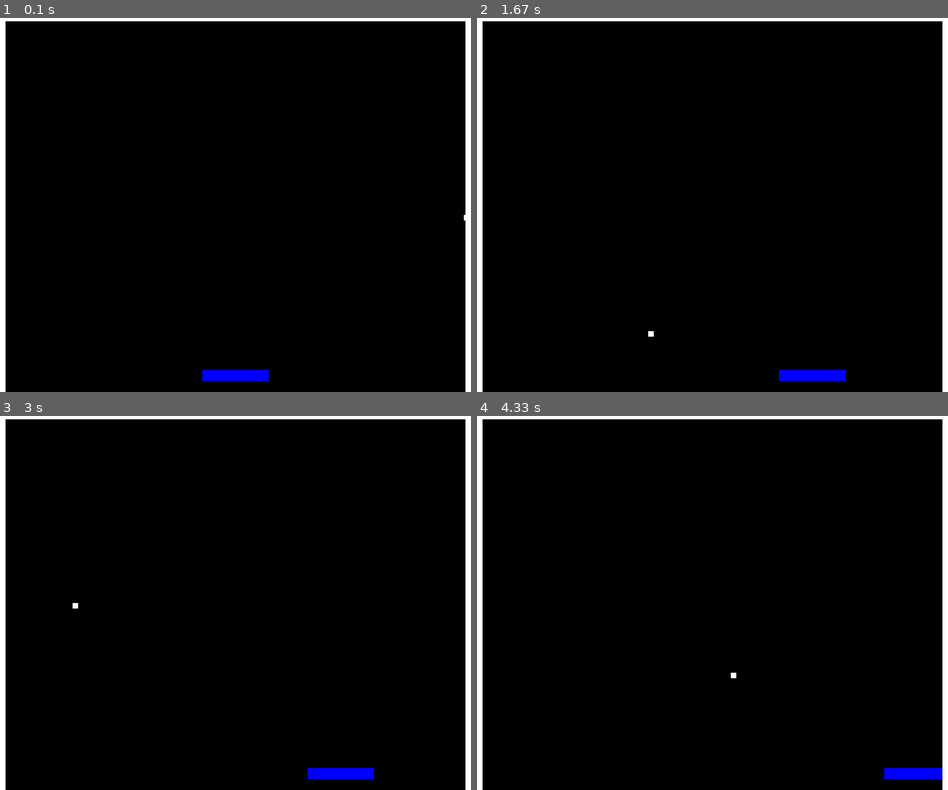
Above: before the commit, frames 1-4 (two rows, left to right).
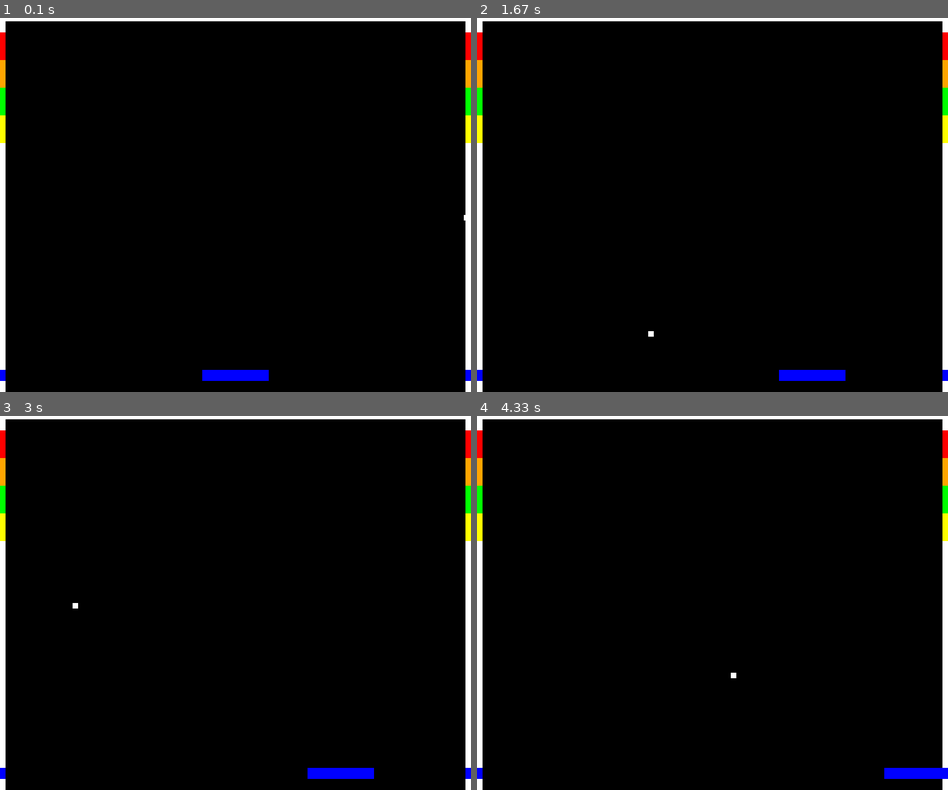
Above: after the commit, the same moments.

Repository: devthiagoramon/breakout_pygame
Game: pygame game, started from main.py
Two runs of this game, one before a commit and one after it. Both use one fixed random seed, a clock stepped at 60 frames per second and the inputs below.
Inputs:
- Up to frame 1 (0.1 s): no input
- Up to frame 2 (1.67 s): hold Right 0.33-0.8 s; hold Right 0.83-1.3 s; hold Left from 1.33 s (still down)
- Up to frame 3 (3 s): release Left at 1.87 s; hold Left 1.9-2.3 s; hold Right 2.33-2.97 s
- Up to frame 4 (4.33 s): hold Left 3-3.47 s; hold Right 3.5-3.97 s; hold Right from 4 s (still down)

The runs differ from the first frame. In frame 1, 0.8% of the frame differs, in the area x 0-100%, y 3-98%; in frame 2, 0.8%; in frame 3, 0.8%; in frame 4, 0.8%.

Commit message:
added colors to both walls

Diff:
--- a/constants.py
+++ b/constants.py
@@ -10,6 +10,7 @@
 GREEN = (0, 255, 0)
 RED = (255, 0, 0)
 YELLOW = (255, 255, 0)
+ORANGE = (255,165,0)
 
 # PADDLE
 PADDLE_WIDTH, PADDLE_HEIGHT = 120, 20
--- a/main.py
+++ b/main.py
@@ -17,6 +17,16 @@
 left_wall = pygame.Rect(0,0,10,consts.WINDOW_HEIGHT)
 right_wall  = pygame.Rect(consts.WINDOW_WIDTH-10,0,10,consts.WINDOW_HEIGHT)
 upper_wall = pygame.Rect(0,0,consts.WINDOW_WIDTH,30)
+left_red_block = pygame.Rect(0,50,10,50)
+right_red_block = pygame.Rect(consts.WINDOW_WIDTH-10,50,10,50)
+left_orange_block = pygame.Rect(0,100,10,50)
+right_orange_block = pygame.Rect(consts.WINDOW_WIDTH-10,100,10,50)
+left_green_block = pygame.Rect(0,150,10,50)
+right_green_block = pygame.Rect(consts.WINDOW_WIDTH-10,150,10,50)
+left_yellow_block = pygame.Rect(0,200,10,50)
+right_yellow_block = pygame.Rect(consts.WINDOW_WIDTH-10,200,10,50)
+left_blue_block= pygame.Rect(0,consts.WINDOW_HEIGHT - consts.PADDLE_HEIGHT - 20,10,consts.PADDLE_HEIGHT)
+right_blue_block = pygame.Rect(consts.WINDOW_WIDTH-10,consts.WINDOW_HEIGHT - consts.PADDLE_HEIGHT - 20,10,consts.PADDLE_HEIGHT)
 
 pygame.init()
 
@@ -39,6 +49,17 @@
     pygame.draw.rect(screen, consts.WHITE, left_wall)
     pygame.draw.rect(screen, consts.WHITE, right_wall)
     pygame.draw.rect(screen, consts.WHITE, upper_wall)
+    pygame.draw.rect(screen, consts.RED, left_red_block)
+    pygame.draw.rect(screen, consts.RED, right_red_block)
+    pygame.draw.rect(screen, consts.ORANGE, left_orange_block)
+    pygame.draw.rect(screen, consts.ORANGE, right_orange_block)
+    pygame.draw.rect(screen ,consts.GREEN, left_green_block)
+    pygame.draw.rect(screen, consts.GREEN, right_green_block)
+    pygame.draw.rect(screen, consts.YELLOW,left_yellow_block)
+    pygame.draw.rect(screen, consts.YELLOW, right_yellow_block)
+    pygame.draw.rect(screen, consts.BLUE, left_blue_block)
+    pygame.draw.rect(screen, consts.BLUE, right_blue_block)
+
 
     #ball movement
     ball.x += consts.BALL_SPEED * mec.ball_dx
